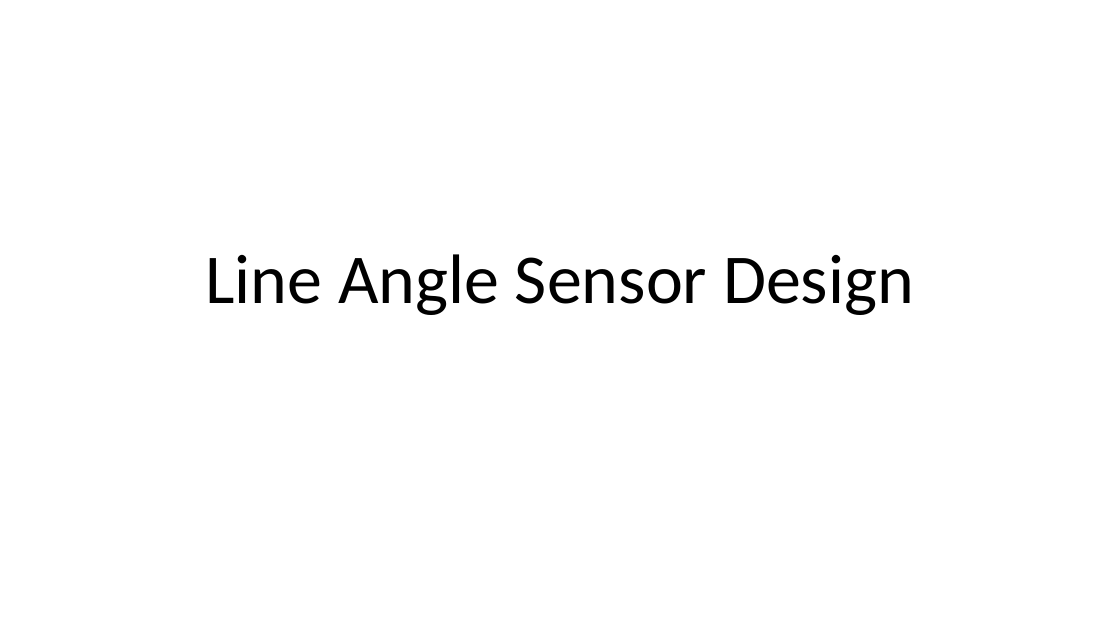
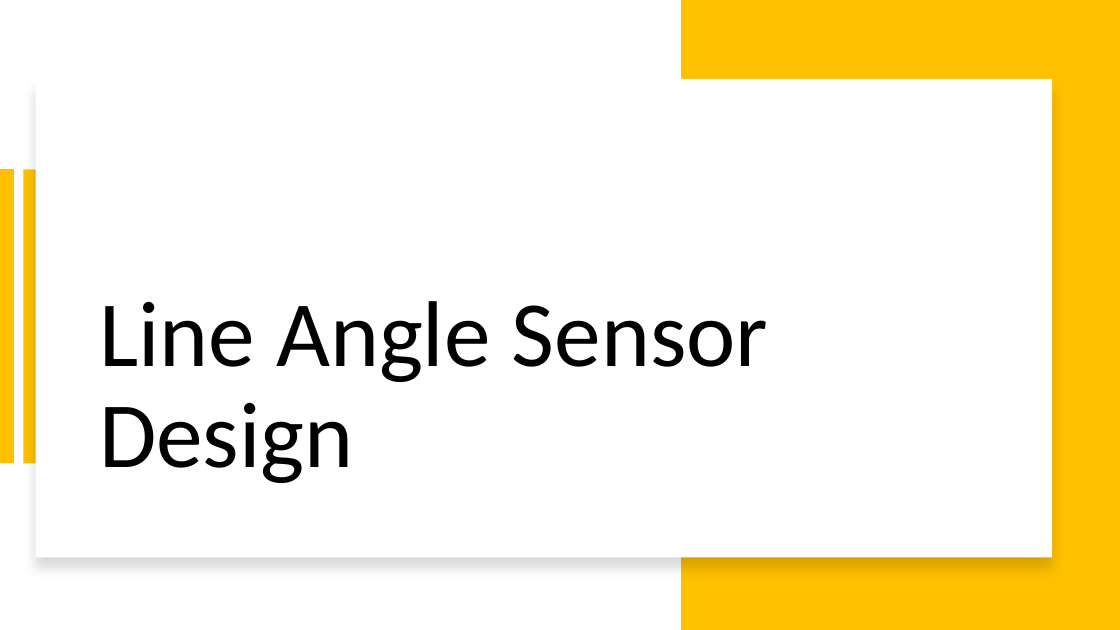
Before and after one commit to NCSUCORE/DoEOceanKiteProject, a slide deck: slide 1 of documentation/kiteCAD/solidworks/Line Angle Sensor/Line Angle Sensor Design.pptx. Drawn at 1120x630 pixels with LibreOffice and Linux fonts; fonts in the diff are those of the drawing. Boxes give left, top, right and bottom in pixels: in the first picture for what was removed or moved away, otherwise in the second. Text is boxed around its words. In the diff, an @@ line names an element or a change of style, - is before the commit and + after.

```diff
--- a/documentation/kiteCAD/solidworks/Line Angle Sensor/Line Angle Sensor Design.pptx
+++ b/documentation/kiteCAD/solidworks/Line Angle Sensor/Line Angle Sensor Design.pptx
@@ rectangle added at box(681, 0, 1120, 630), fill #FFC000 @@
@@ rectangle added at box(35, 79, 1052, 558), fill #FFFFFF @@
@@ rectangle added at box(0, 169, 14, 463), fill #FFC000 @@
@@ rectangle added at box(23, 169, 37, 463), fill #FFC000 @@
@@ title "Line Angle Sensor Design": place and size @@
-title "Line Angle Sensor Design" at box(205, 254, 914, 315)
+title "Line Angle Sensor Design" at box(99, 301, 768, 483)
@@ title "Line Angle Sensor Design" at box(99, 301, 768, 483): size 60 to 80 pt; alignment centre to left; vertical alignment bottom to top @@
```
Also in this commit, not shown: 7 other slides changed, 3 slides added, 2 other files.
